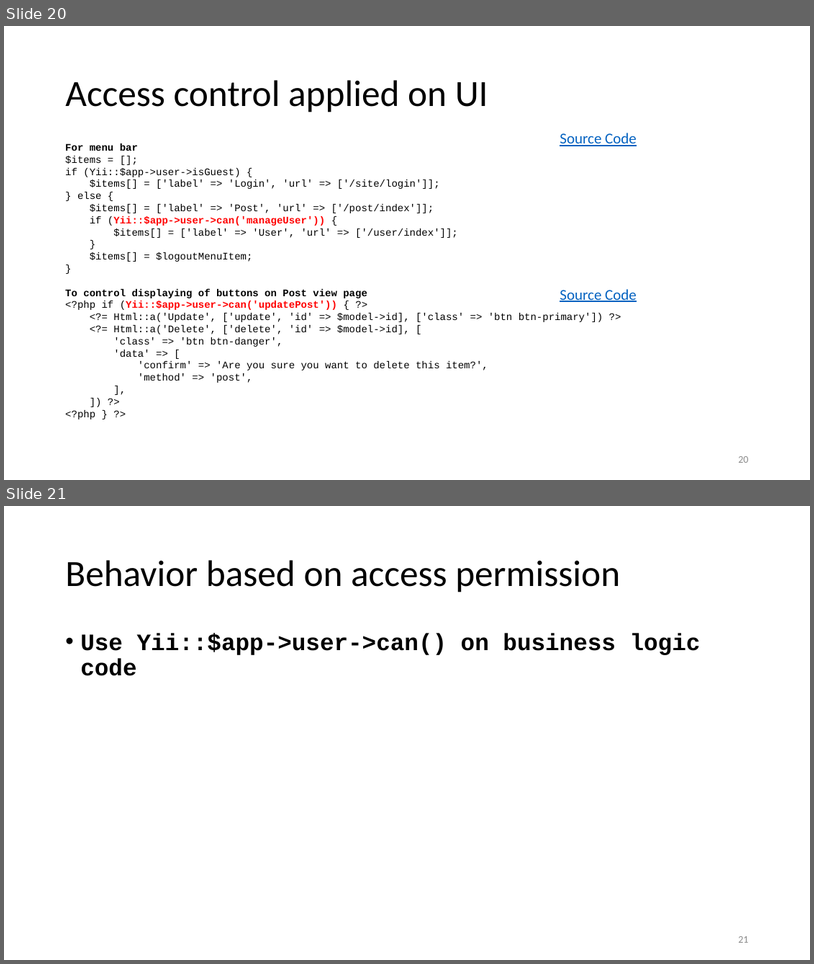
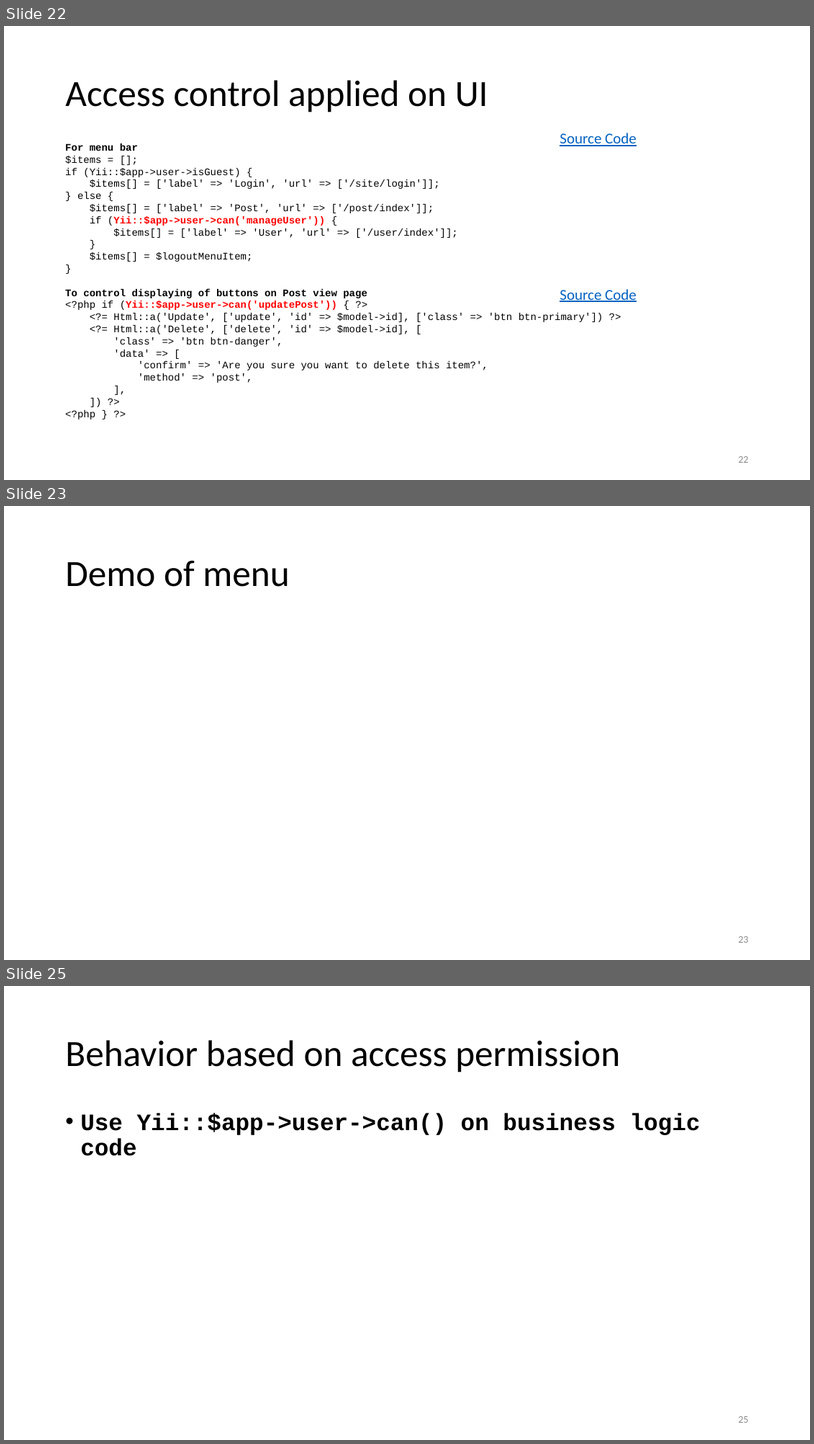
Before and after one commit to umbalaconmeogia/yii2-rbac-tutorial, a slide deck: docs/tutorial/Yii2RbacTutorial.pptx. Shown one above the other, each under a label of ours: slides 20 and 21 before the commit, slides 22, 23 and 25 after it; the slides between them are not shown. The pictures are 814x964 and 814x1444 pixels, drawn with LibreOffice and Linux fonts; fonts in the diff are those of the drawing. Boxes give left, top, right and bottom in pixels: in the first picture for what was removed or moved away, otherwise in the second. Text is boxed around its words. In the diff, an @@ line names an element or a change of style, - is before the commit and + after.

```diff
--- a/docs/tutorial/Yii2RbacTutorial.pptx
+++ b/docs/tutorial/Yii2RbacTutorial.pptx
@@ slide 23 added at [4, 506, 810, 960], background #FFFFFF @@
@@ title added at [65, 560, 289, 587], 44 pt, text #000000 @@
+Demo of menu
@@ page number added at [738, 936, 748, 942], 12 pt, text #8C8C8C @@
+23
@@ what was slide 20 is now slide 22 @@
@@ page number at [738, 456, 748, 462]: text changed @@
-20
+22
@@ what was slide 21 is now slide 25 @@
@@ page number at [738, 1416, 748, 1422]: text changed @@
-21
+25
```
Also in this commit, not shown: 1 slide changed, 3 other slides added, 5 other files.
